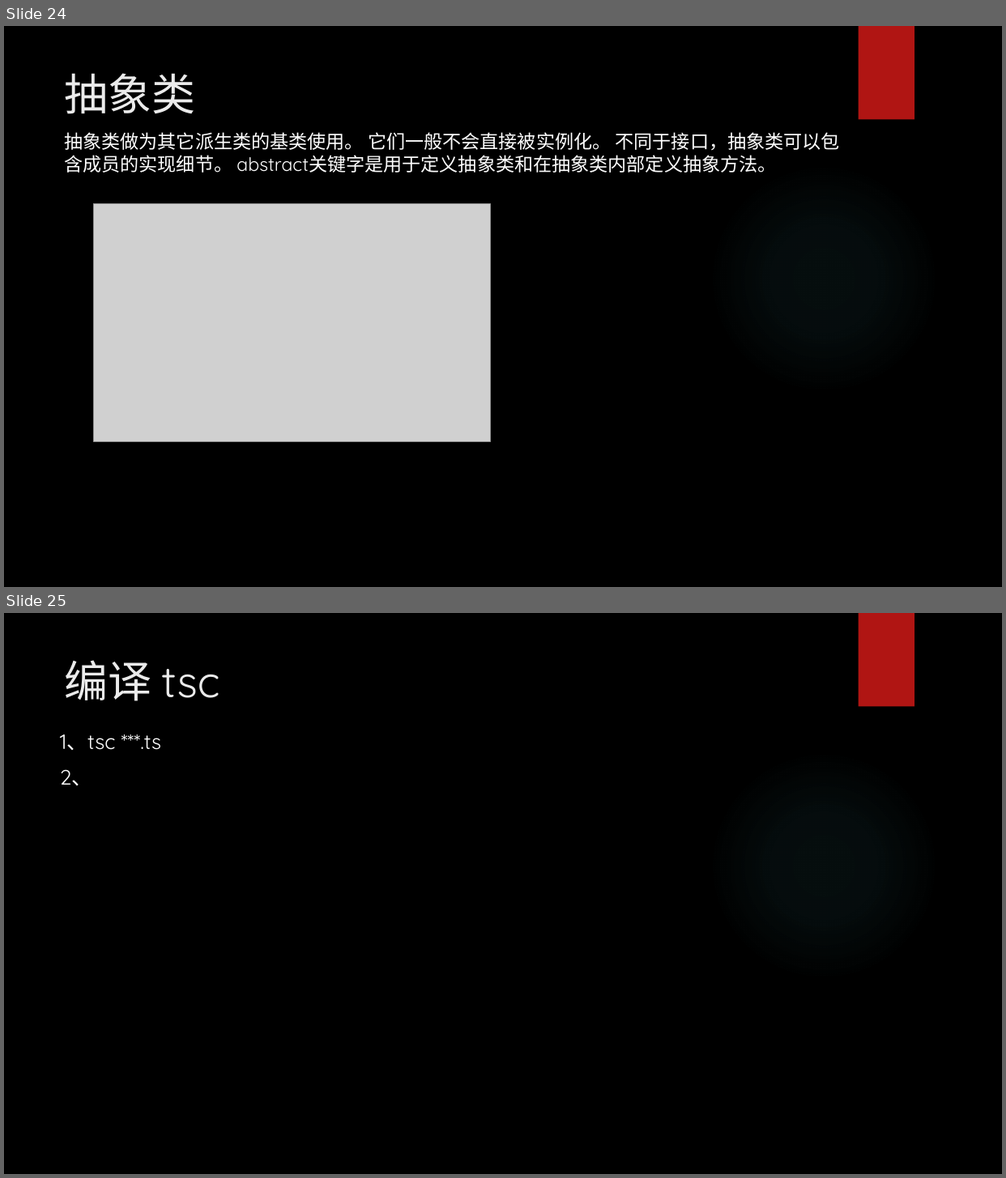
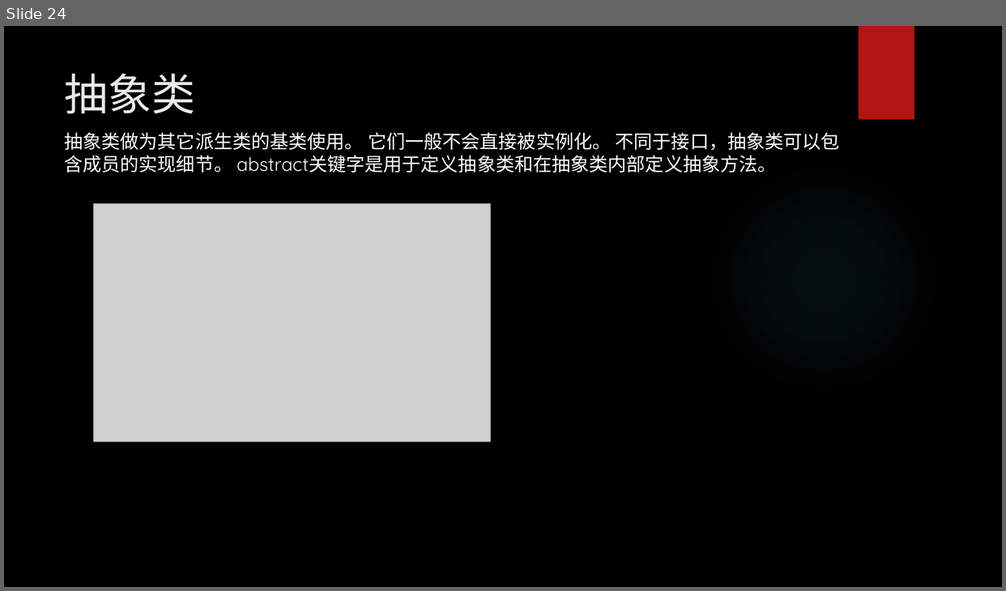
Before and after one commit to heifade/share, a slide deck: TypeScript/TypeScript.pptx. Shown one above the other, each under a label of ours: slides 24 and 25 before the commit, slide 24 after it. The pictures are 1006x1178 and 1006x591 pixels, drawn with LibreOffice and Linux fonts; fonts in the diff are those of the drawing; grey boxes stand for pictures; background and template pictures are left out. Boxes give left, top, right and bottom in pixels: in the first picture for what was removed or moved away, otherwise in the second. Text is boxed around its words. In the diff, an @@ line names an element or a change of style, - is before the commit and + after.

```diff
--- a/TypeScript/TypeScript.pptx
+++ b/TypeScript/TypeScript.pptx
@@ slide 25 removed at (x1=4, y1=613, x2=1002, y2=1174), background picture (left out); not listed: 2 template elements that a slide beside it also shows @@
@@ title removed at (x1=65, y1=660, x2=219, y2=701) @@
-编译 tsc
@@ text removed at (x1=60, y1=735, x2=162, y2=786) @@
-1、tsc ***.ts
-2、
```
Also in this commit, not shown: 26 other files.
